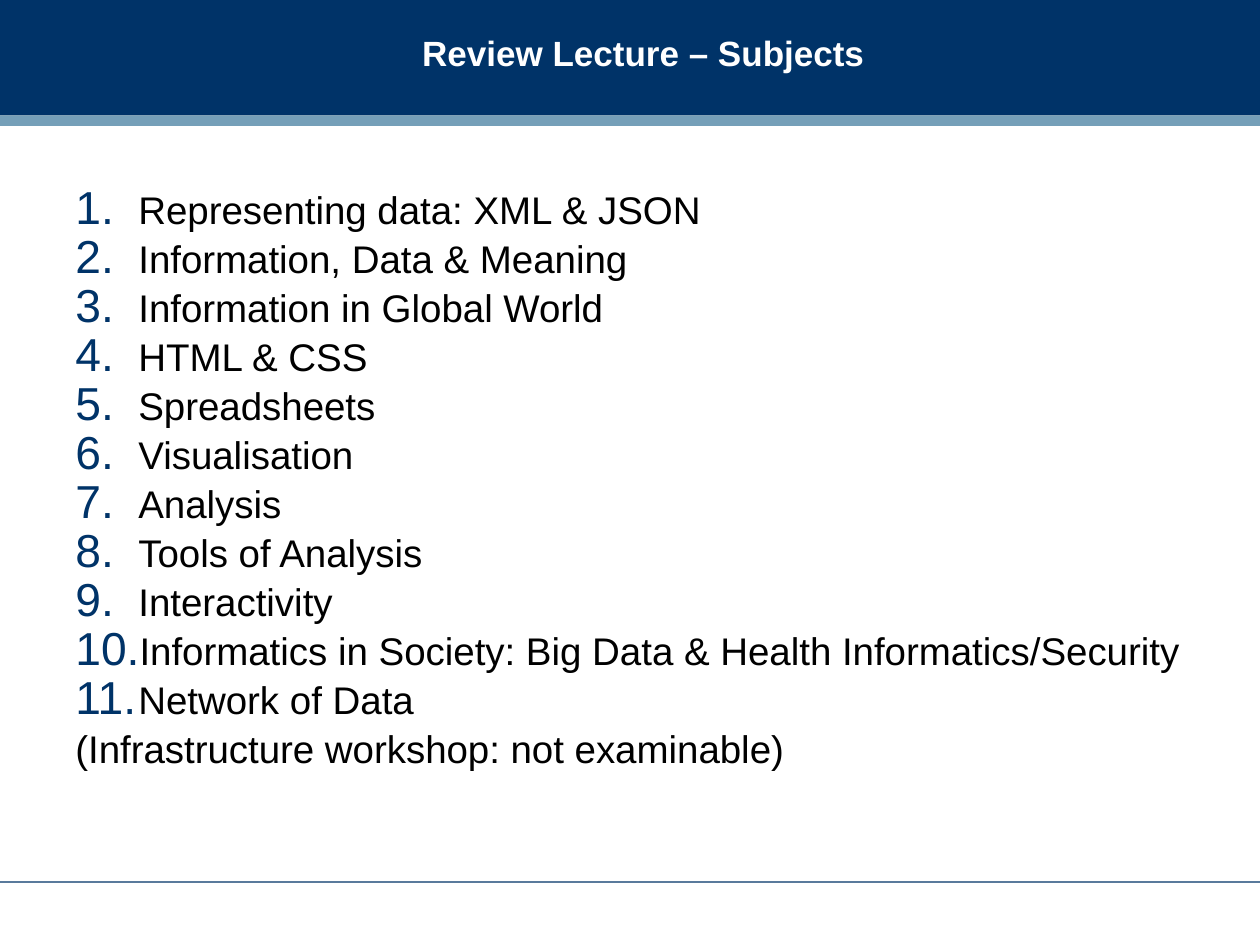
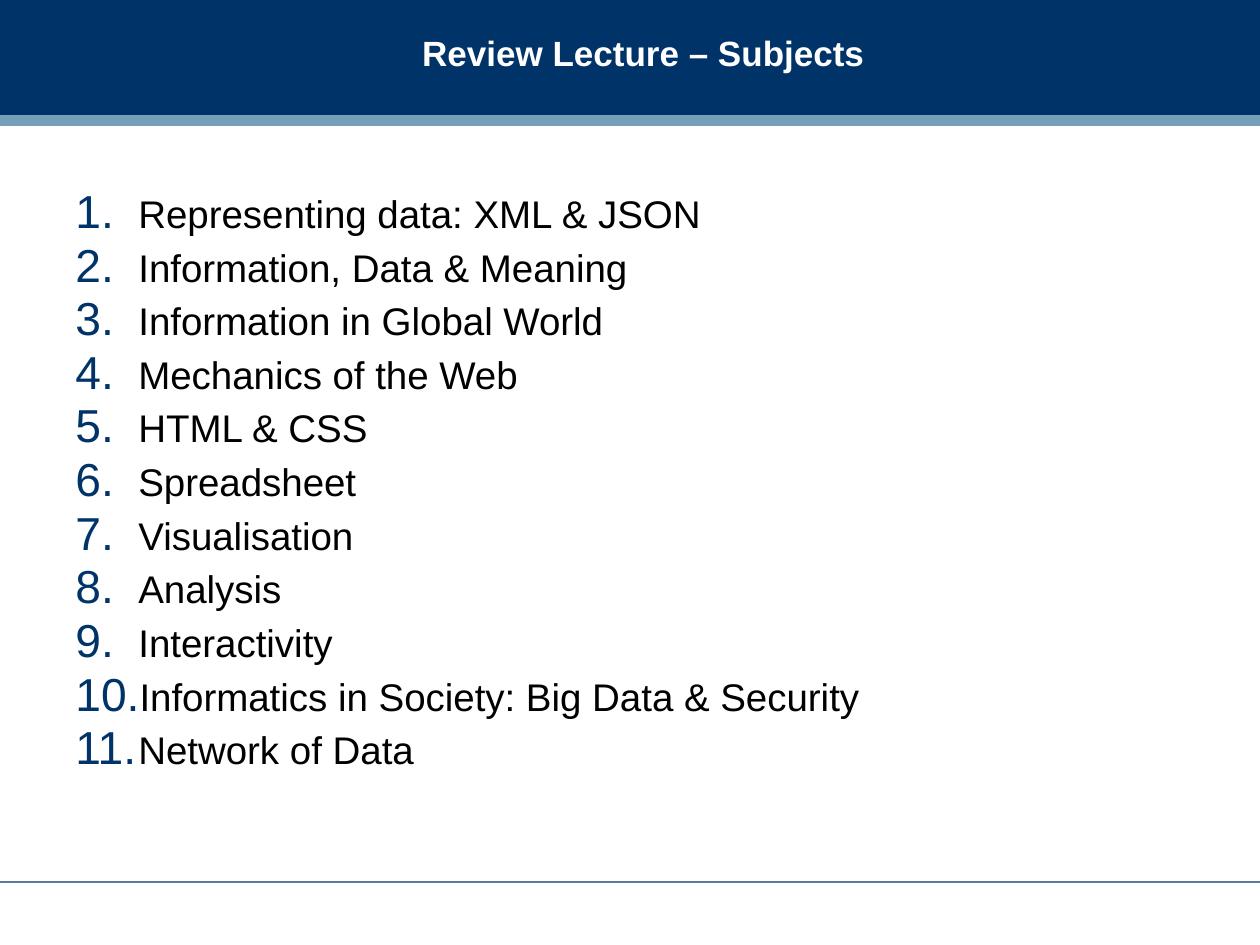
Before and after one commit to dreamind/ix, a slide deck: slide 4 of lectures/review/exam_review.ppt. Drawn at 1260x945 pixels with LibreOffice and Linux fonts; fonts in the diff are those of the drawing; background and template pictures are left out. Boxes give left, top, right and bottom in pixels: in the first picture for what was removed or moved away, otherwise in the second. Text is boxed around its words. In the diff, an @@ line names an element or a change of style, - is before the commit and + after.

Commit message:
Update review lecture

```diff
--- a/lectures/review/exam_review.ppt
+++ b/lectures/review/exam_review.ppt
@@ text at <box>138,200,701,765</box>: line spacing 0.8 to 0.9 @@
@@ text at <box>138,361,517,390</box>: paragraph added @@
+4. Mechanics of the Web
@@ text at <box>138,468,356,504</box>: text changed @@
-5. Spreadsheets
+6. Spreadsheet
@@ text at <box>138,539,422,575</box>: paragraph removed @@
-8. Tools of Analysis
@@ text at <box>140,683,859,718</box>: text changed @@
-10. Informatics in Society: Big Data & Health Informatics/Security
+10. Informatics in Society: Big Data & Security
@@ text at <box>75,735,784,771</box>: paragraph removed @@
-(Infrastructure workshop: not examinable)
```
Also in this commit, not shown: 11 other slides changed, 1 slide added, 3 slides removed, 2 other files.
